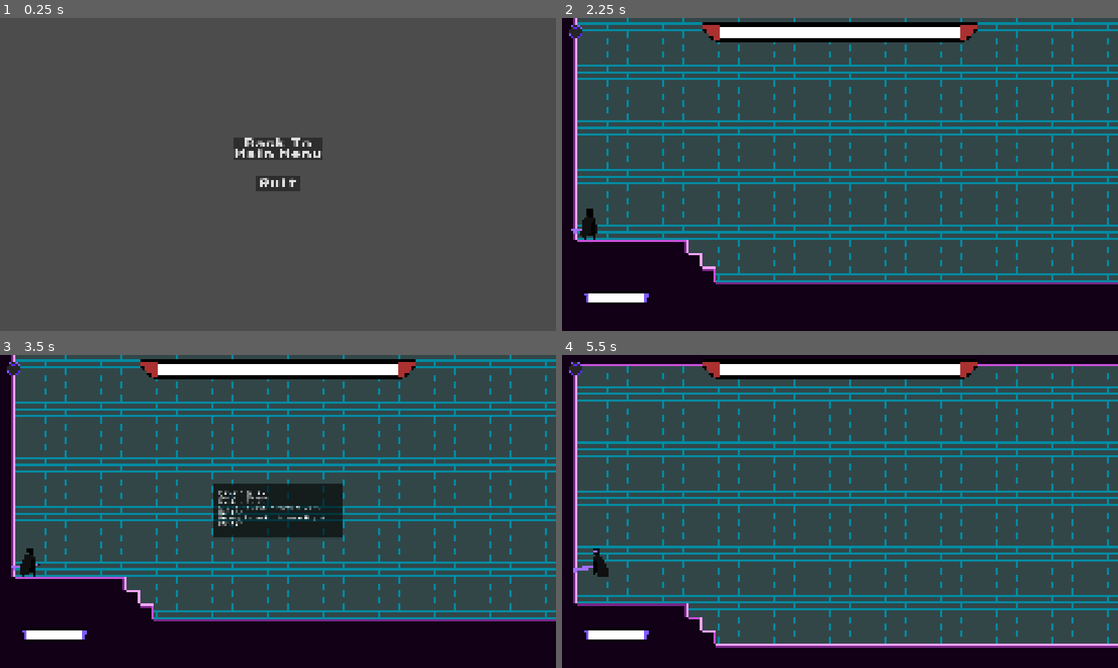
Above: before the commit, frames 1-4 (two rows, left to right).
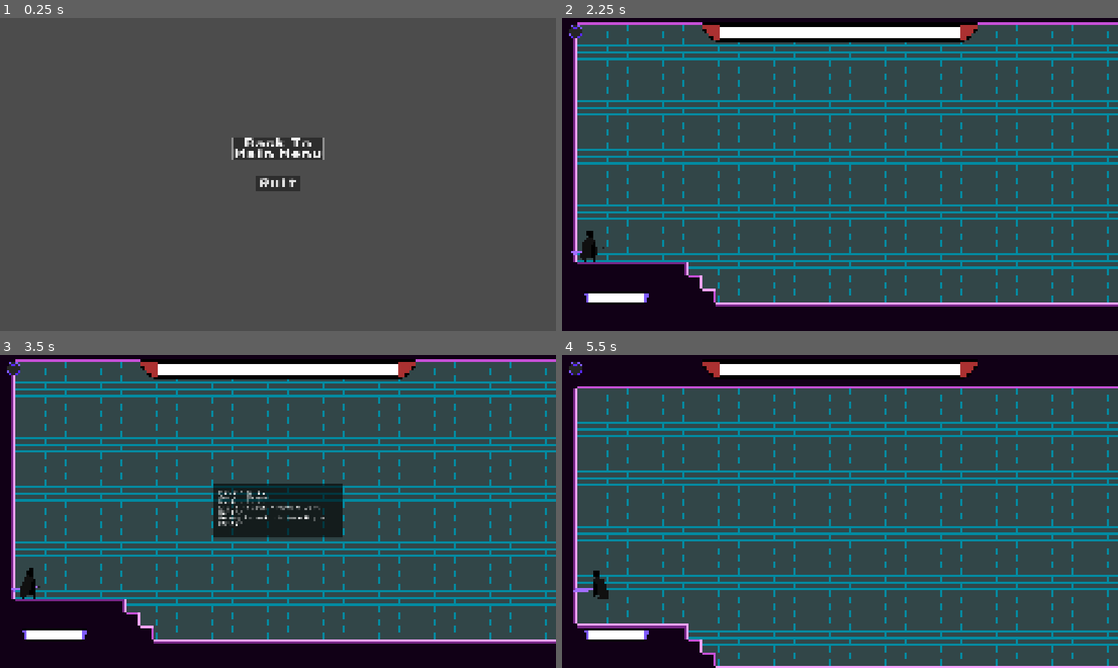
Above: after the commit, the same moments.

Repository: AnejMajnik/soulsvania
Game: Godot game, scene res://scenes/end_screen.tscn
Two runs of this game, one before a commit and one after it. Both use one fixed random seed, a clock stepped at 60 frames per second and the inputs below. This scene is started directly instead of the project's main scene. Sound files missing from this copy of the repository are replaced by a short silence.
Inputs (mouse positions are in pixels of both pictures, inside the frame that each line leads up to):
- Up to frame 1 (0.25 s): no input
- Up to frame 2 (2.25 s): move the mouse to (962, 158) at 0.52 s; hold D (move_right) 0.53-1.25 s; click (962, 158) at 0.6 s; click "Back To Main Menu" at 1.25 s; click "Slime Boss" at 2 s
- Up to frame 3 (3.5 s): click (16, 370) at 2.75 s
- Up to frame 4 (5.5 s): tap Enter at 3.5 s; move the mouse to (728, 527) at 3.52 s; hold D (move_right) 3.53-4.28 s; right-click (728, 527) at 3.6 s; tap Space (jump) at 3.77, 5, 5.27 s; move the mouse to (895, 442) at 4.27 s; hold A (move_left) 4.28-5.03 s; tap Shift (dash) at 4.35 s; move the mouse to (812, 574) at 5.02 s; hold D (move_right) from 5.03 s (still down); click (812, 574) at 5.1 s

The runs differ from the first frame. In frame 1, less than 0.1% of the frame differs, in the area x 41-59%, y 38-46%; in frame 2, 32%; in frame 3, 32%; in frame 4, 36%, in the area x 2-100%, y 2-100%.

Commit message:
Moved camera, adedd focus on end screen

Diff:
--- a/scenes/boss_fight_1.tscn
+++ b/scenes/boss_fight_1.tscn
@@ -82,7 +82,7 @@
 position = Vector2(-433, 16)
 
 [node name="Camera2D" type="Camera2D" parent="Player" unique_id=315314557]
-position = Vector2(0, -75)
+position = Vector2(0, -100)
 zoom = Vector2(4, 4)
 limit_left = -465
 limit_right = 495
--- a/scenes/boss_fight_2.tscn
+++ b/scenes/boss_fight_2.tscn
@@ -92,7 +92,7 @@
 
 [node name="Camera2D" type="Camera2D" parent="Player" unique_id=315314557]
 unique_name_in_owner = true
-position = Vector2(0, -85)
+position = Vector2(0, -100)
 zoom = Vector2(4, 4)
 limit_left = -290
 limit_right = 495
--- a/scenes/end_screen.tscn
+++ b/scenes/end_screen.tscn
@@ -17,6 +17,7 @@
 grow_vertical = 2
 
 [node name="MainMenu" type="Button" parent="CanvasLayer/Control" unique_id=90828108]
+unique_name_in_owner = true
 layout_mode = 1
 anchors_preset = 8
 anchor_left = 0.5
--- a/scripts/end_screen.gd
+++ b/scripts/end_screen.gd
@@ -1,5 +1,7 @@
 extends Node2D
 
+func _ready() -> void:
+	%MainMenu.grab_focus()
 
 func _on_main_menu_pressed() -> void:
 	get_tree().change_scene_to_file("res://scenes/main_menu.tscn")
